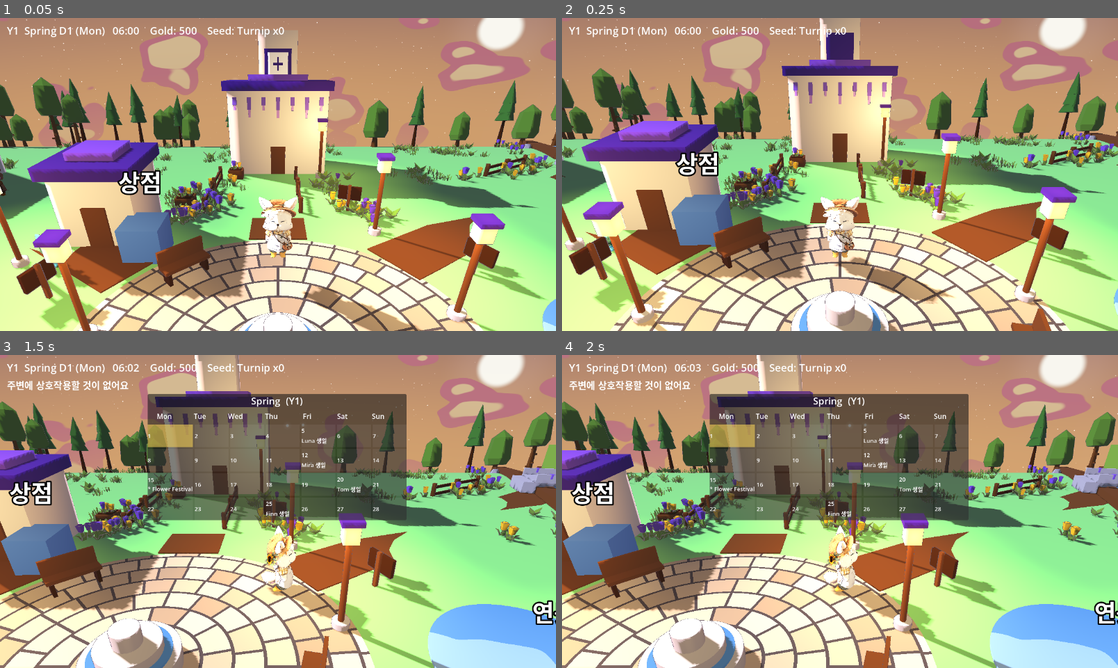
Above: before the commit, frames 1-4 (two rows, left to right).
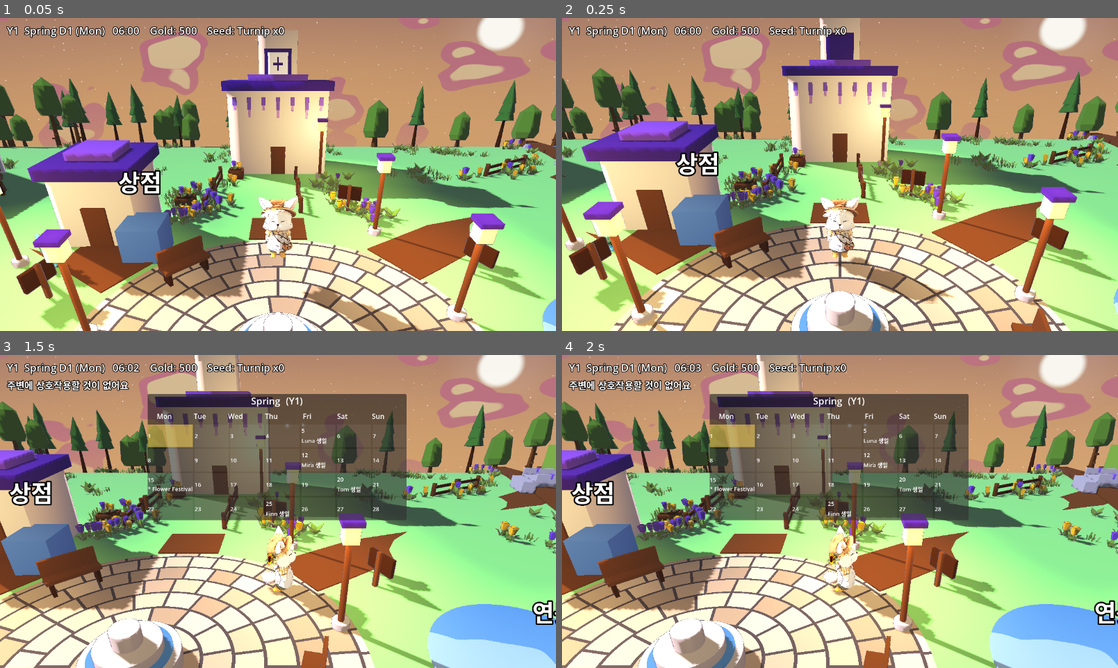
Above: after the commit, the same moments.

Repository: ui2030/cozy_vale
Game: Godot game, scene res://world/world.tscn
Two runs of this game, one before a commit and one after it. Both use one fixed random seed, a clock stepped at 60 frames per second and the inputs below.
Inputs (mouse positions are in pixels of both pictures, inside the frame that each line leads up to):
- Up to frame 1 (0.05 s): no input
- Up to frame 2 (0.25 s): no input
- Up to frame 3 (1.5 s): tap Enter at 0.5 s; move the mouse to (400, 495) at 0.52 s; hold D (move_right) 0.53-1.25 s; hold C (calendar) 0.53-1.25 s; click (400, 495) at 0.67 s; tap Space at 0.77 s; drag from (166, 527) to (250, 574) at 1.27 s
- Up to frame 4 (2 s): no input

The runs differ from the first frame. In frame 1, 1.3% of the frame differs, in the area x 1-100%, y 2-59%; in frame 2, 1.2%; in frame 3, 1.9%; in frame 4, 1.9%, in the area x 1-100%, y 2-64%.

Commit message:
polish: HUD 외곽선·겨울 잔여 식생·집 남쪽 진입로
- HUD 시계/토스트/프롬프트에 검은 외곽선 6px(설원·크림 하늘에서 순백 글자 소실 실측)
- 겨울 활엽수 수관만 서리톤(Mesh 스왑 — MMI는 표면별 override 불가, 줄기 원색 유지), 침엽수 초록
- 화분·꽃수레 꽃, 등나무 드레이프 겨울 숨김(낙엽성 — 빈 화분·맨 퍼걸러가 겨울 그림)
- ROADS에 플레이어집 남측 진입로 스텁(S외곽길과 직교 접속, 실외 스폰이 길 위)
- 비겨울 무영향 픽셀 대조(노이즈 바닥 이하), 감사 collision_bodies=0·금지존 위반 0
- 테스트 10종 PASS, 스샷 lookdev/shots/polish_batch

Diff:
--- a/tests/test_core.gd
+++ b/tests/test_core.gd
@@ -928,7 +928,18 @@
 		assert(D.flora_visible(nm, 3) and D.flora_frosted(nm, 3), "%s 겨울엔 서리톤으로 남음" % nm)
 		for s in 3:
 			assert(not D.flora_frosted(nm, s), "%s 계절 %d엔 원색" % [nm, s])
-	assert(not D.flora_frosted("Forest_tree_pineTallA", 3), "나무는 겨울에도 무변경(침엽 실루엣)")
+	assert(not D.flora_frosted("Forest_tree_pineTallA", 3), "침엽수는 flora 규칙 밖")
+	# 활엽수 수관만 겨울 서리톤 — 침엽수는 초록 유지(겨울 실루엣 담당)
+	for nm in D.DECIDUOUS:
+		assert(D.tree_frosted(nm, 3), "%s 겨울엔 수관 서리톤" % nm)
+		for s in 3:
+			assert(not D.tree_frosted(nm, s), "%s 계절 %d엔 원색" % [nm, s])
+	for nm in ["Forest_tree_pineTallA", "Forest_tree_pineTallC"]:
+		assert(not D.tree_frosted(nm, 3), "%s 침엽수는 겨울에도 초록" % nm)
+	# 만개(화분·꽃수레 꽃, 등나무 드레이프)는 겨울만 숨김
+	assert(not D.bloom_visible(3), "겨울엔 만개 숨김")
+	for s in 3:
+		assert(D.bloom_visible(s), "계절 %d엔 만개" % s)
 
 # 채집 배치 스냅샷 [위치, forage_id] — _clear()가 queue_free 하므로 다음 _respawn 전에 뜬다.
 func _forage_snapshot(fs: Node) -> Array:
--- a/ui/hud.gd
+++ b/ui/hud.gd
@@ -11,8 +11,15 @@
 
 var _player: Node
 
+# 흰 글자 + 검은 외곽선. 겨울 눈 지면(화면 ~248)·크림 하늘 위에서 순백 글자는 사라진다(실측).
+# world.tscn Label3D 마을 라벨과 같은 방식·같은 비율(font 96 / outline 24 = 0.25).
+const OUTLINE_PX := 6  # 폰트 22~24px 기준
+
 func _ready() -> void:
 	add_to_group("hud")  # sleep_screen 등이 토스트 호출
+	for l in [_label, _msg, _prompt]:
+		l.add_theme_color_override("font_outline_color", Color.BLACK)
+		l.add_theme_constant_override("outline_size", OUTLINE_PX)
 	GameClock.tick.connect(func(_a, _m): _refresh())
 	GameClock.day_changed.connect(func(_p, _a): _refresh(); _event_toast())
 	_player = get_tree().get_first_node_in_group("player")
--- a/world/decor.gd
+++ b/world/decor.gd
@@ -33,6 +33,10 @@
 # 서리 앉은 마른 풀. 눈 지면(world.gd C_SNOW 0.67~0.76)보다 확실히 아래여야 실루엣이 읽힌다 —
 # 비슷한 값으로 두면 흰 바탕에 흰 낙서가 되어 풀포기가 사라진다(실측).
 const C_FROST  := Color(0.48, 0.54, 0.56)
+# 수관용 서리톤은 풀포기용보다 훨씬 밝다. 풀은 흰 눈 지면 위에 놓여 어두워야 읽히지만, 수관은
+# 크림 하늘을 배경으로 서 있어서 C_FROST를 쓰면 화면에 (113,124,142)로 나와 눈 덮인 나무가
+# 아니라 바위 덩어리로 보인다(실측). 눈 지면(0.71/0.73/0.76) 바로 아래 = 가지에 얹힌 눈.
+const C_FROST_LEAF := Color(0.66, 0.70, 0.74)
 
 # Kenney 머티리얼 이름 → 마을 팔레트. 없는 이름은 원본색 유지 + 로그로 알린다.
 const MAT_COLORS := {
@@ -132,6 +136,8 @@
 
 var _cache := {}                       # glb 이름 → 원본 노드(반복 로드 방지)
 var _lights: Array[OmniLight3D] = []
+var _blooms: Array[Node3D] = []        # 겨울에 숨길 만개 노드(화분·꽃수레 꽃, 등나무 드레이프 루트)
+var _tree_mesh := {}                   # 활엽수 MMI 이름 → [원색 Mesh, 겨울 수관 서리 Mesh]
 var _unknown_mats := {}                # 팔레트에 없는 킷 머티리얼 이름(로그용)
 # 검증 전용: 탑다운 도식용 좌표 수집 (headless는 MultiMesh 버퍼를 되읽지 못해 원본을 따로 남긴다)
 var _dumping := "decordump" in OS.get_cmdline_user_args()
@@ -177,11 +183,12 @@
 
 # MultiMesh용 Mesh: 인스턴스별 surface override가 없으므로 머티리얼을 Mesh에 박는다.
 # 캐시를 우회해 새로 로드 = 개별 노드가 쓰는 Mesh 리소스를 공유 변형하지 않는다(Codex MUST-FIX).
-func _mm_mesh(nm: String) -> Mesh:
+# swap = 팔레트 위에 덧씌울 {킷 머티리얼 이름: 색} — 계절 사본(겨울 수관)을 별도 Mesh로 뽑는 데 쓴다.
+func _mm_mesh(nm: String, swap := {}) -> Mesh:
 	var n := ToonChar.load_glb(DIR + nm + ".glb", OUTLINE)
 	if n == null:
 		return null
-	_repaint(n)
+	_repaint(n, swap)
 	var mi := _first_mesh(n)
 	if mi == null:
 		n.free()
@@ -205,7 +212,7 @@
 	return null
 
 # 킷 원본색 → 마을 팔레트. ToonChar.apply가 깔아둔 toon 머티리얼의 albedo만 바꾼다.
-func _repaint(node: Node) -> void:
+func _repaint(node: Node, swap := {}) -> void:
 	if node is MeshInstance3D and (node as MeshInstance3D).mesh != null:
 		var mi := node as MeshInstance3D
 		for i in mi.mesh.get_surface_count():
@@ -215,11 +222,11 @@
 			if m == null:
 				continue
 			if MAT_COLORS.has(mat_name):
-				m.set_shader_parameter("albedo", MAT_COLORS[mat_name])
+				m.set_shader_parameter("albedo", swap.get(mat_name, MAT_COLORS[mat_name]))
 			else:
 				_unknown_mats[mat_name] = true
 	for c in node.get_children():
-		_repaint(c)
+		_repaint(c, swap)
 
 # MUST-FIX 1: 데코에 충돌체가 섞이면 통행 계약이 깨진다 — 즉시 free(큐 대기 아님, 감사에서 세지지 않게).
 func _strip_collision(node: Node) -> void:
@@ -362,6 +369,7 @@
 		f.scale = Vector3.ONE * 2.6
 		f.rotation.y = a
 		p.add_child(f)
+		_blooms.append(f)  # 겨울엔 빈 화분만 남는다
 
 # 꽃수레: 목재 짐칸 + 바퀴 2 + 꽃 무더기 (상점 앞 생활감)
 func _cart(p: Node3D) -> void:
@@ -379,6 +387,7 @@
 		f.scale = Vector3.ONE * 2.8
 		f.rotation.y = i * 1.1
 		p.add_child(f)
+		_blooms.append(f)  # 겨울엔 빈 수레만 남는다
 
 # ══ 울타리 ═════════════════════════════════════════════════════════
 func _place_fences() -> void:
@@ -477,15 +486,26 @@
 # 꽃(개나리·라벤더)은 겨울에 숨긴다: 눈 지면 위에 만개한 꽃이 계절 감각을 통째로 깬다.
 # 풀·덤불은 숨기는 대신 서리톤으로 남긴다 — 통째로 지우면 마을이 민짜 눈판이 되고
 # 길가 띠·광장 화단 링·강변의 밀도와 실루엣이 같이 사라진다(꽃만 빼도 계절은 읽힌다).
-# 나무(Forest_*)는 손대지 않는다 — 침엽수가 겨울 실루엣을 이미 지고 있다.
+# 침엽수는 겨울에도 초록 — 눈 마을의 실루엣을 지고 있는 건 이쪽이다. 활엽수는 수관만 서리톤으로
+# 내린다(줄기는 원색): 겨울 설원에 초록 수관이 떠 있으면 계절이 통째로 안 읽힌다(실측).
 const WINTER := 3
 const FLORA_HIDE_WINTER := ["Flora_flower_yellowA", "Flora_flower_purpleA"]
+const DECIDUOUS := ["Forest_tree_default", "Forest_tree_fat"]  # 킷 머티리얼 leafsGreen 계열
 
 static func flora_visible(nm: String, season: int) -> bool:
 	return not (season == WINTER and nm in FLORA_HIDE_WINTER)
 
 static func flora_frosted(nm: String, season: int) -> bool:
 	return season == WINTER and nm.begins_with("Flora_") and flora_visible(nm, season)
+
+static func tree_frosted(nm: String, season: int) -> bool:
+	return season == WINTER and nm in DECIDUOUS
+
+# 만개한 꽃(화분·꽃수레의 개별 꽃 GLB, 등나무 드레이프)은 겨울에 숨긴다. 서리톤으로 남기지 않는
+# 이유: 꽃(Flora_flower_*)이 이미 겨울 숨김이라 규칙이 하나로 통일되고, 회색으로 물든 만개 송이는
+# 눈 위에 매달린 이물처럼 보인다. 빈 화분·빈 수레·맨 퍼걸러가 겨울 그림으로 맞다.
+static func bloom_visible(season: int) -> bool:
+	return season != WINTER
 
 # world.gd _apply_season이 계절 전환 신호 + 로드 직후에 부른다(축제 evaluate와 같은 규약).
 func apply_season(sea: int) -> void:
@@ -494,6 +514,9 @@
 		if mmi == null:
 			continue
 		var nm := String(mmi.name)
+		if _tree_mesh.has(nm):  # 활엽수: transform 버퍼는 그대로 두고 Mesh만 갈아 끼운다
+			mmi.multimesh.mesh = _tree_mesh[nm][1 if tree_frosted(nm, sea) else 0]
+			continue
 		if not nm.begins_with("Flora_"):
 			continue
 		mmi.visible = flora_visible(nm, sea)
@@ -501,6 +524,8 @@
 		# 머티리얼을 고쳐 쓰면 같은 GLB를 쓰는 개별 소품(화분 꽃·꽃수레)과 리소스를 공유할
 		# 위험 + 원색 복구용 백업 보관까지 딸려온다. override는 null로 지우면 원색이 돌아온다.
 		mmi.material_override = ToonChar.make_solid(C_FROST, OUTLINE) if flora_frosted(nm, sea) else null
+	for b in _blooms:
+		b.visible = bloom_visible(sea)
 
 # ══ 숲 띠 (경계 |x| 또는 |z| ∈ [34,40] 저밀도, 실나무 GLB MultiMesh) ══
 func _place_forest() -> void:
@@ -531,8 +556,15 @@
 	for nm in buckets:
 		if (buckets[nm] as Array).is_empty():
 			continue
-		_multimesh(_mm_mesh(nm), buckets[nm], "Forest_" + nm)
+		var full: String = "Forest_" + nm
+		var summer := _mm_mesh(nm)
+		_multimesh(summer, buckets[nm], full)
 		_n_trees += (buckets[nm] as Array).size()
+		if summer != null and tree_frosted(full, WINTER):
+			# 겨울용 사본을 빌드 때 미리 뽑아 둔다. MultiMeshInstance3D엔 표면별 override가 없어
+			# material_override로 물들이면 줄기까지 서리색이 된다 — 수관 표면만 바꾼 Mesh를 스왑한다.
+			var winter := _mm_mesh(nm, {"leafsGreen": C_FROST_LEAF})
+			_tree_mesh[full] = [summer, summer if winter == null else winter]
 
 	# 강변 바위 몇 개 — 물길이 지형에 박혀 보이게(개별 노드, 무충돌)
 	var rocks := Node3D.new()
@@ -560,6 +592,7 @@
 	var root := Node3D.new()
 	root.name = "Wisteria"
 	add_child(root)
+	_blooms.append(root)  # 등나무는 낙엽성 — 겨울엔 퍼걸러·난간 골조만 남는다
 	# 정자 퍼걸러(-26,14): 지붕 4.2각(y2.7~3.05) 가장자리에서 늘어뜨린다
 	for i in 14:
 		var t := i / 14.0 * TAU
--- a/world/world.gd
+++ b/world/world.gd
@@ -534,6 +534,10 @@
 	[Vector2(-2.5, 17.25), 23.0, -5.0],     # S외곽→남서 다리(-3.5,30)
 	[Vector2(27.45, -14.8), 3.2, 79.0],     # 동안 북: 북동 다리 동단→풍차 램프 발치(강둑·대지 회피)
 	[Vector2(22, 12.75), 10.3, 23.0],       # 동안 남: 동 다리→집4(24,20)
+	# 플레이어집 남측 진입로: 남향 문(벽면 z=17.55) 앞이 맨땅이라 실외 스폰(3,20.6)이 길 위에 서게 한다.
+	# 85°는 S외곽길(-5°)과 정확히 직교 — 길 박스가 전부 같은 평면(y=0.185)이라 비스듬히 물리면
+	# 겹친 자리가 z-fighting 하거나 쐐기 틈이 남는다. 서단은 S외곽길 중심선에서 동쪽 1.2(=반폭) 지점.
+	[Vector2(1.23, 20.34), 5.57, 85.0],
 ]
 
 func _roads(parent: Node) -> void:
